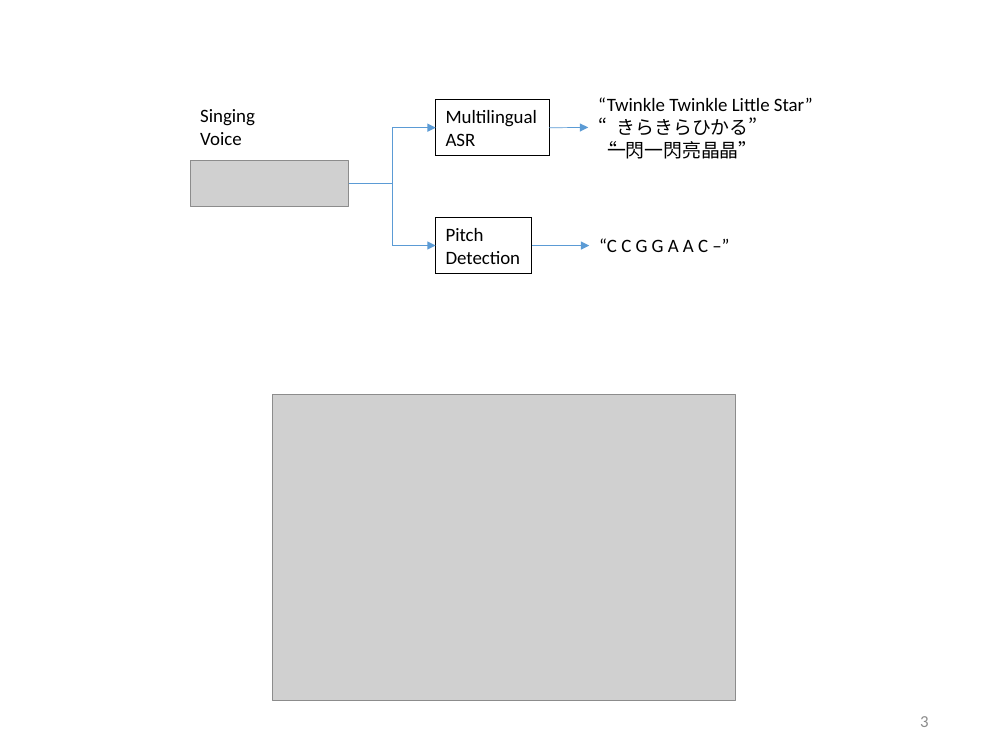
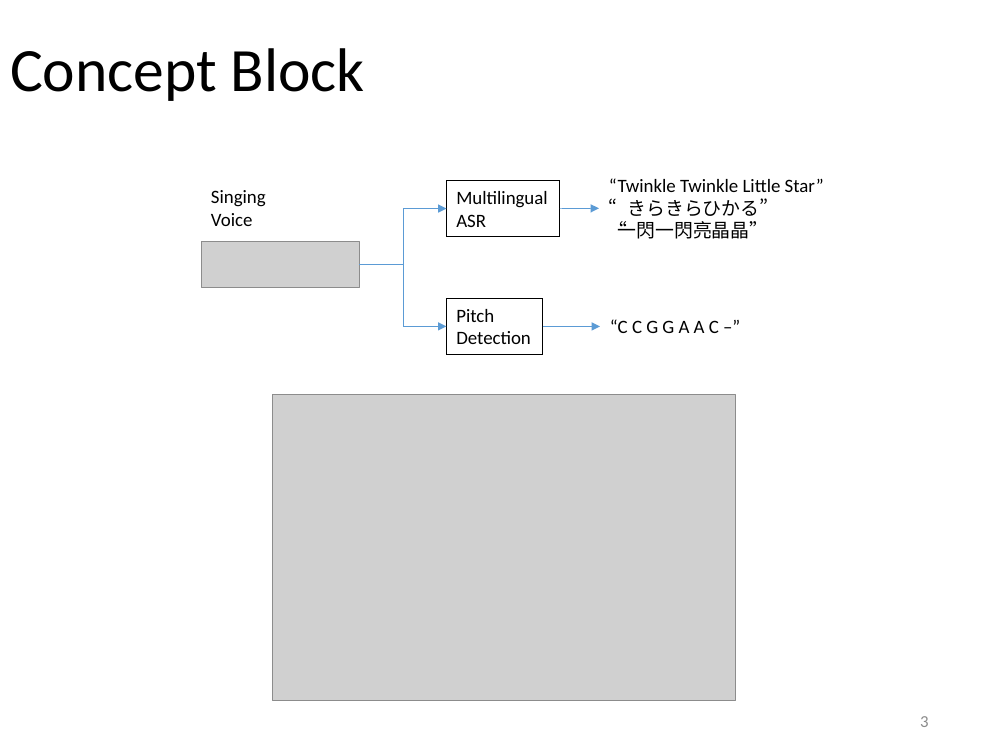
Before and after one commit to renyuanL/multilingualASR, a slide deck: slide 3 of ryMultilingualSongTrans.pptx. Drawn at 1008x756 pixels with LibreOffice and Linux fonts; fonts in the diff are those of the drawing; grey boxes stand for pictures. Boxes give left, top, right and bottom in pixels: in the first picture for what was removed or moved away, otherwise in the second. Text is boxed around its words. In the diff, an @@ line names an element or a change of style, - is before the commit and + after.

```diff
--- a/ryMultilingualSongTrans.pptx
+++ b/ryMultilingualSongTrans.pptx
@@ title added at bbox=[10, 48, 365, 101], 44 pt, text #000000 @@
+Concept Block
@@ 3 texts, 2 rectangles, 2 arrows, 2 elbow arrows, 1 picture: place and size @@
-3 texts, 2 rectangles, 2 arrows, 2 elbow arrows, 1 picture at bbox=[191, 97, 813, 274]
+3 texts, 2 rectangles, 2 arrows, 2 elbow arrows, 1 picture at bbox=[201, 178, 824, 355]
```
Also in this commit, not shown: 5 other slides changed, 3 slides added, 3 other files.
